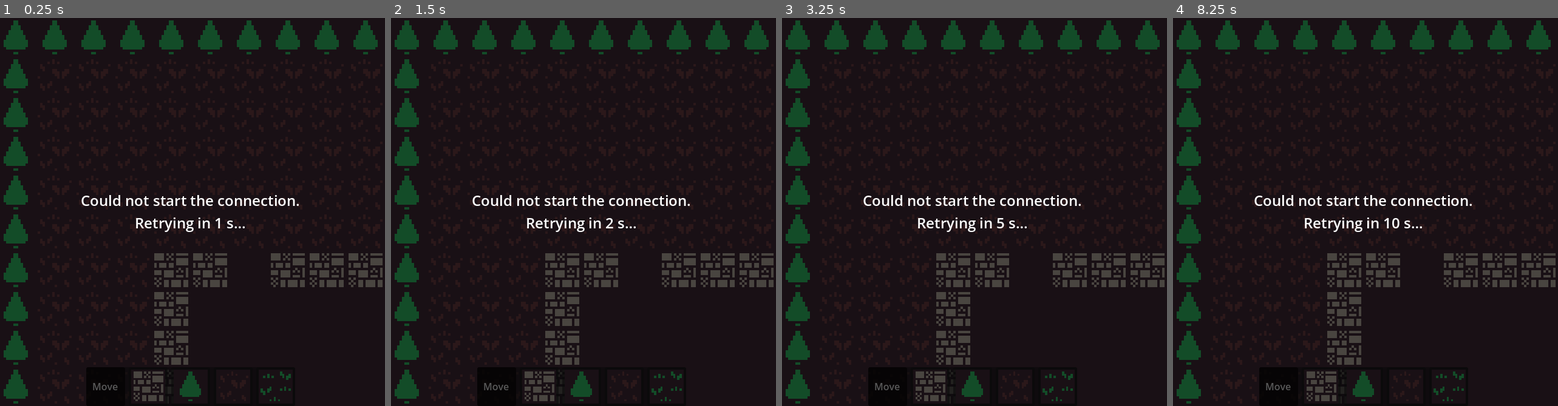
Above: before the commit, frames 1-4 (left to right).
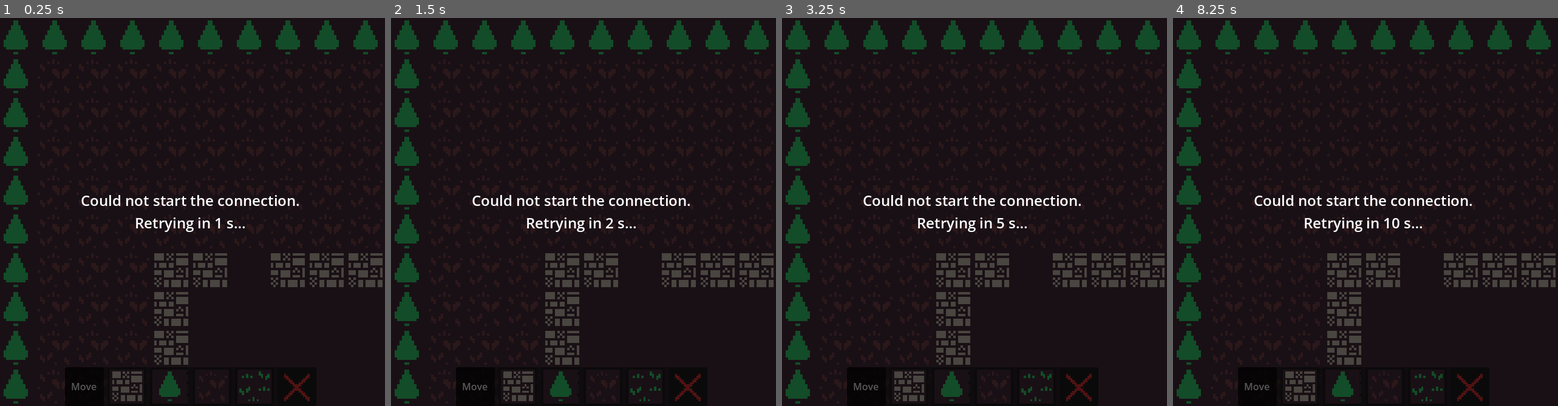
Above: after the commit, the same moments.

Repository: ojread/farmbros
Game: Godot game, scene res://scenes/main/main.tscn
The game is run twice, just before and just after one commit, with the same random seed, the same clock (stepped at 60 frames per second) and the same inputs.
Inputs (mouse positions are in pixels of both pictures, inside the frame that each line leads up to):
- Up to frame 1 (0.25 s): no input
- Up to frame 2 (1.5 s): click "Move" at 0.5 s; click (537, 386) at 1.27 s
- Up to frame 3 (3.25 s): click (909, 386) at 2.02 s; click (974, 386) at 2.77 s
- Up to frame 4 (8.25 s): click (1342, 386) at 3.52 s; click (1407, 386) at 4.27 s; click (1384, 386) at 5.02 s; click (1450, 386) at 5.77 s; click (1427, 386) at 6.52 s; click (1469, 386) at 7.27 s; click "Move" at 8 s

The runs differ from the first frame. In frame 1, 1.5% of the frame differs, in the area x 16-81%, y 91-100%; in frame 2, 1.5%; in frame 3, 1.5%; in frame 4, 1.5%.

Commit message:
Remove tool

Diff:
--- a/src/scenes/main/hud.gd
+++ b/src/scenes/main/hud.gd
@@ -1,19 +1,20 @@
 extends CanvasLayer
 class_name Hud
 ## Bottom toolbar and the current area's name. Built in code so it needs no
-## scene editing. From the left: Move, one button per placeable block, then
-## one button per kind of item you're carrying (pick one, then tap an animal
-## to feed it). Keys 1-9 pick a tool too.
+## scene editing. From the left: Move, one button per placeable block, Erase,
+## then one button per kind of item you're carrying (pick one, then tap an
+## animal to feed it). Keys 1-9 pick a tool too.
 
 const MOVE := &"move"
 const BUILD := &"build"
+const REMOVE := &"remove"
 const FEED := &"feed"
 
 ## Virtual pixels. The game is 640 wide, so on a 390px-wide phone this is ~40px
 ## on screen, which is a comfortable touch target.
 const BUTTON_SIZE := 64
 
-## What a left-click / tap does: MOVE, BUILD or FEED.
+## What a left-click / tap does: MOVE, BUILD, REMOVE or FEED.
 var mode: StringName = MOVE
 ## The block to place while in BUILD mode.
 var block_id: StringName = &""
@@ -24,7 +25,7 @@
 var _bar: HBoxContainer
 var _area_label: Label
 var _buttons: Array[Button] = []
-var _static_button_count := 0   # Move + blocks; the rest are item buttons
+var _static_button_count := 0   # Move + blocks + Erase; the rest are item buttons
 var _item_separator: VSeparator
 
 
@@ -87,6 +88,8 @@
 		var id: StringName = entry.id
 		_add_button("", entry.icon, BUILD, id,
 				"Place %s (%d)" % [String(id).capitalize(), _buttons.size() + 1])
+	_add_button("", _make_erase_icon(), REMOVE, &"",
+			"Remove blocks (%d). Right-click or long-press also removes." % (_buttons.size() + 1))
 	_static_button_count = _buttons.size()
 
 	# Start on Move.
@@ -166,6 +169,18 @@
 	return button
 
 
+## A red X, drawn in code so no image asset is needed.
+func _make_erase_icon() -> Texture2D:
+	const SIZE := 16
+	var image := Image.create(SIZE, SIZE, false, Image.FORMAT_RGBA8)
+	var red := Color(0.9, 0.2, 0.2)
+	for i in range(2, SIZE - 2):
+		for t in 2:
+			image.set_pixel(i, clampi(i + t, 0, SIZE - 1), red)
+			image.set_pixel(SIZE - 1 - i, clampi(i + t, 0, SIZE - 1), red)
+	return ImageTexture.create_from_image(image)
+
+
 func _unhandled_key_input(event: InputEvent) -> void:
 	var key := event as InputEventKey
 	if key == null or not key.pressed or key.echo:
--- a/src/scenes/main/main.gd
+++ b/src/scenes/main/main.gd
@@ -140,10 +140,13 @@
 
 # --- Client input ------------------------------------------------------------
 
-# Left-click / tap: do whatever the toolbar says (walk, place a block, or feed).
+# Left-click / tap: do whatever the toolbar says (walk, place a block, remove
+# a block, or feed).
 func _on_primary_action(world_pos: Vector2) -> void:
 	if _hud.mode == Hud.BUILD and _hud.block_id != &"":
 		_request_block(world_pos, _hud.block_id)
+	elif _hud.mode == Hud.REMOVE:
+		_request_block(world_pos, &"")
 	elif _hud.mode == Hud.FEED and _try_feed(world_pos):
 		return
 	else:
@@ -173,7 +176,7 @@
 	_hud.set_items(world.inventory.local_items)
 
 
-# Right-click / long press: remove the block there.
+# Right-click / long press: remove the block there (shortcut for the Erase tool).
 func _on_secondary_action(world_pos: Vector2) -> void:
 	_request_block(world_pos, &"")
 
